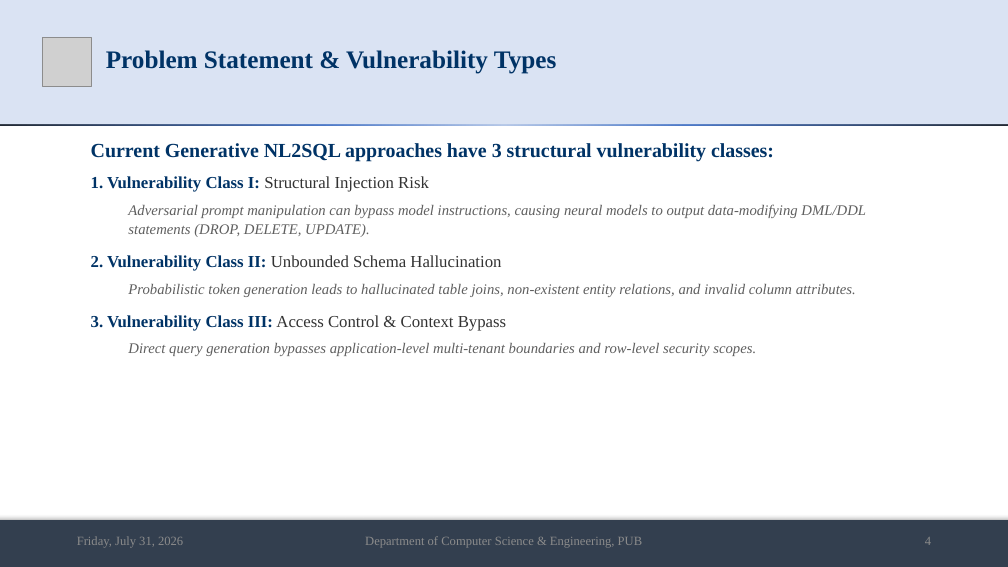
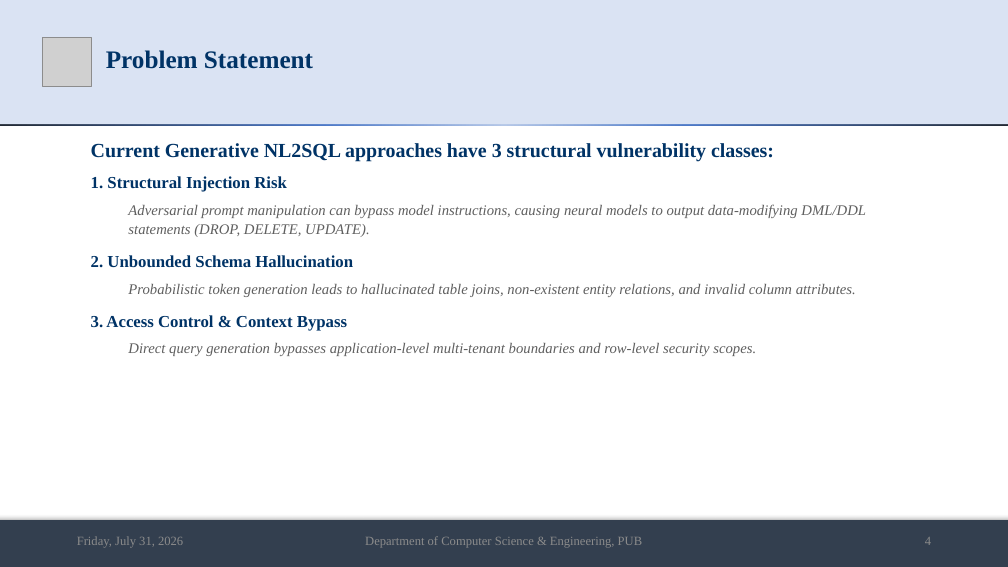
Before and after one commit to md-riaz/AEGIS-Research, a slide deck: slide 4 of docs/scripts/Md_Riaz_Mid_Defense_Final_0322310105101024.pptx. Drawn at 1008x567 pixels with LibreOffice and Linux fonts; fonts in the diff are those of the drawing; grey boxes stand for pictures. Boxes give left, top, right and bottom in pixels: in the first picture for what was removed or moved away, otherwise in the second. Text is boxed around its words. In the diff, an @@ line names an element or a change of style, - is before the commit and + after.

```diff
--- a/docs/scripts/Md_Riaz_Mid_Defense_Final_0322310105101024.pptx
+++ b/docs/scripts/Md_Riaz_Mid_Defense_Final_0322310105101024.pptx
@@ title at (106,50,313,69): text changed @@
-Problem Statement & Vulnerability Types
+Problem Statement
@@ text at (91,176,287,192): text changed; text colour #333333 to #003366; bold on @@
-1. Vulnerability Class I: Structural Injection Risk
+1. Structural Injection Risk
@@ text at (91,255,353,268): text changed; text colour #333333 to #003366; bold on @@
-2. Vulnerability Class II: Unbounded Schema Hallucination
+2. Unbounded Schema Hallucination
@@ text at (91,315,347,331): text changed; text colour #333333 to #003366; bold on @@
-3. Vulnerability Class III: Access Control & Context Bypass
+3. Access Control & Context Bypass
```
Also in this commit, not shown: 4 other slides changed, 1 other file.
